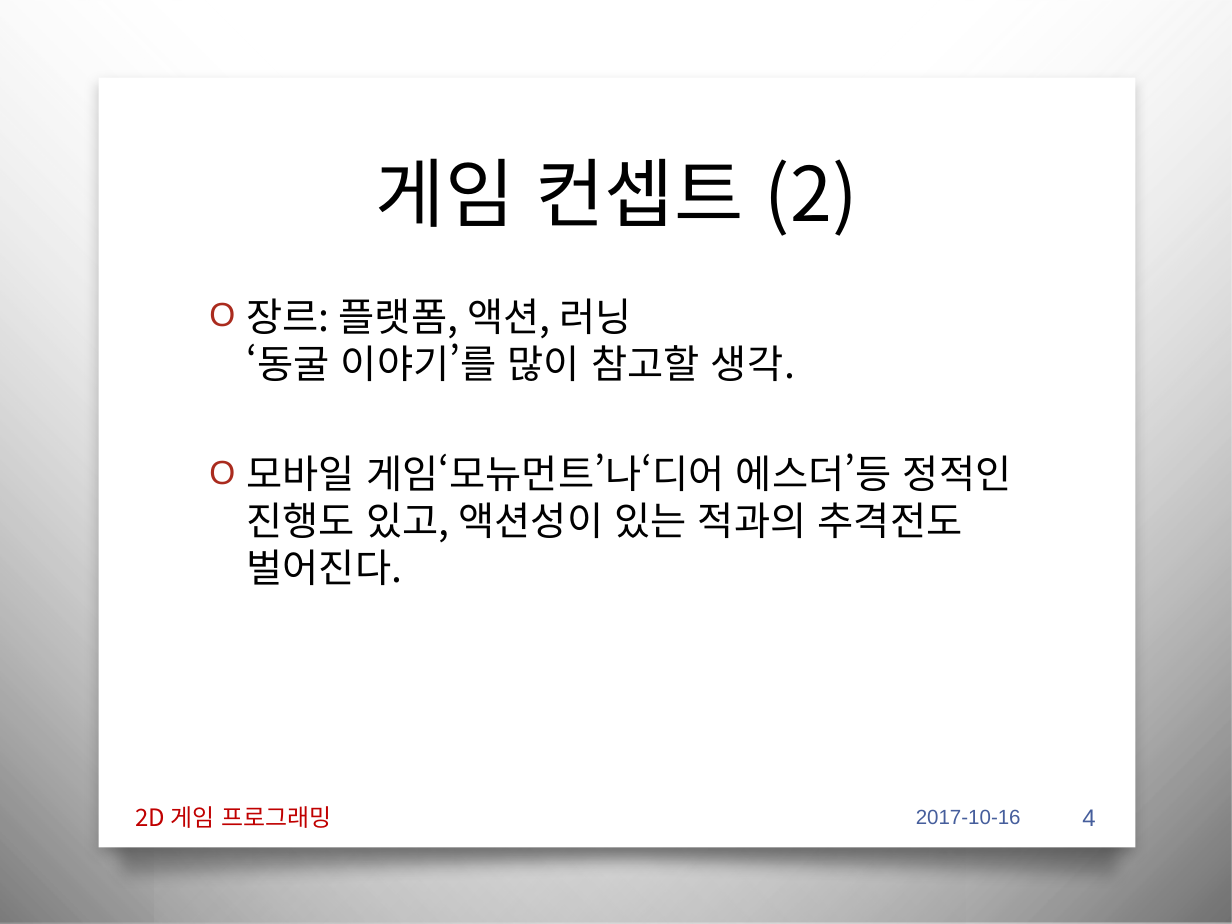
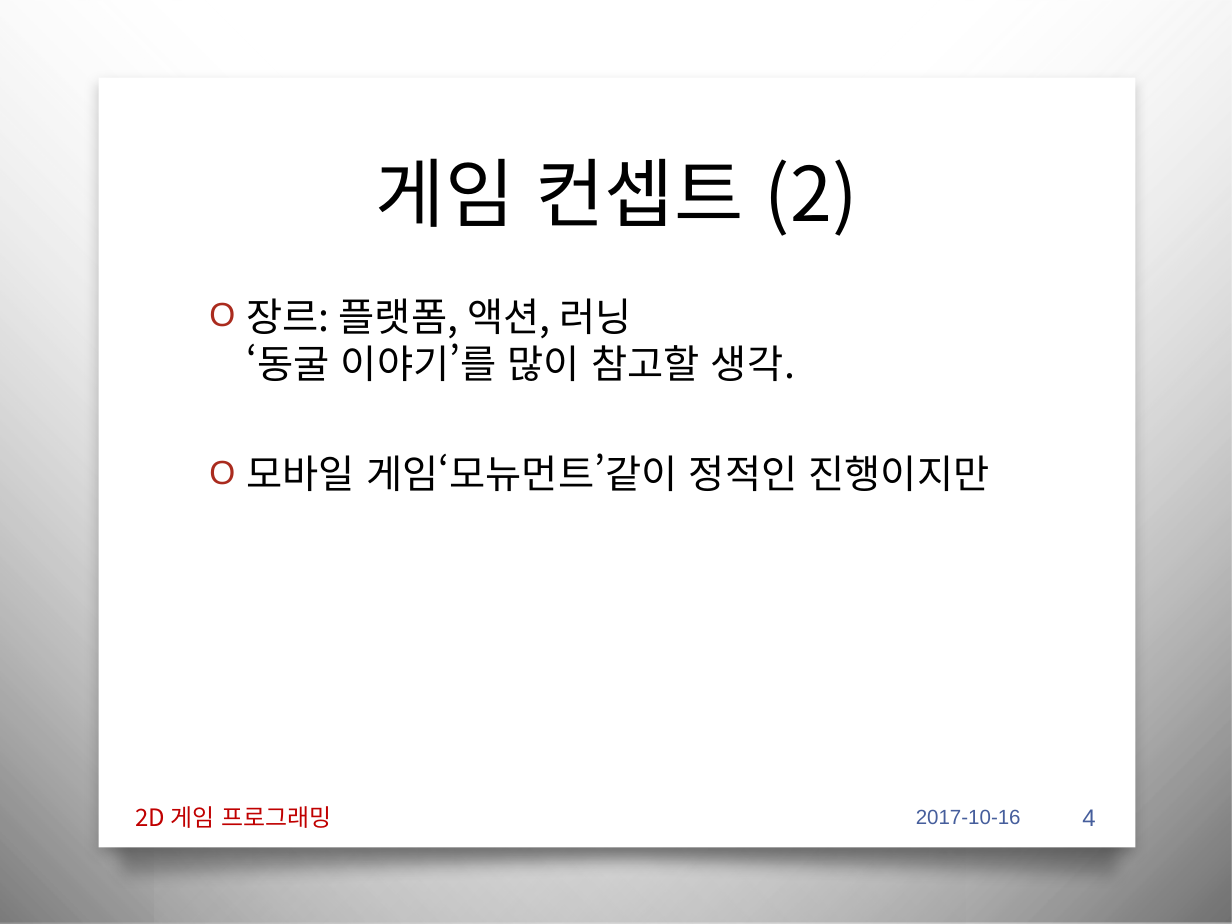
Before and after one commit to iconstudio/2017-Platformer, a slide deck: slide 4 of slides/2017_2DGP_1차발표.pptx. Drawn at 1232x924 pixels with LibreOffice and Linux fonts; fonts in the diff are those of the drawing; background and template pictures are left out. Boxes give left, top, right and bottom in pixels: in the first picture for what was removed or moved away, otherwise in the second. Text is boxed around its words. In the diff, an @@ line names an element or a change of style, - is before the commit and + after.

```diff
--- a/slides/2017_2DGP_1차발표.pptx
+++ b/slides/2017_2DGP_1차발표.pptx
@@ text at bbox=[246, 453, 989, 491]: text changed @@
-O 모바일 게임‘모뉴먼트’나‘디어 에스더’등 정적인 진행도 있고, 액션성이 있는 적과의 추격전도 벌어진다.
+O 모바일 게임‘모뉴먼트’같이 정적인 진행이지만
```
Also in this commit, not shown: 3 other slides changed, 1 other file.
